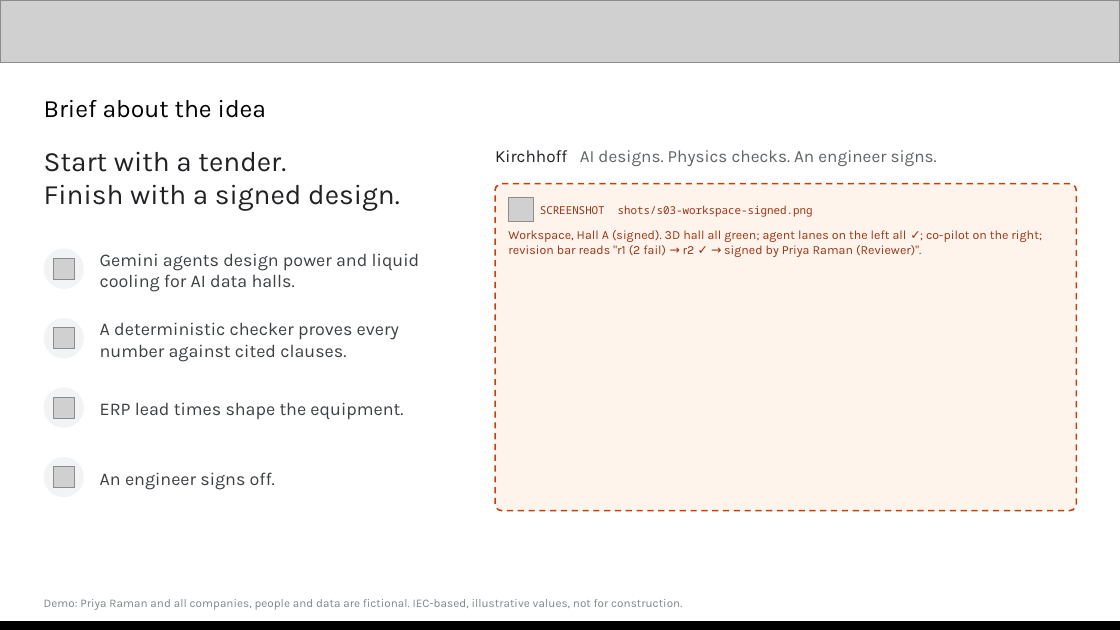
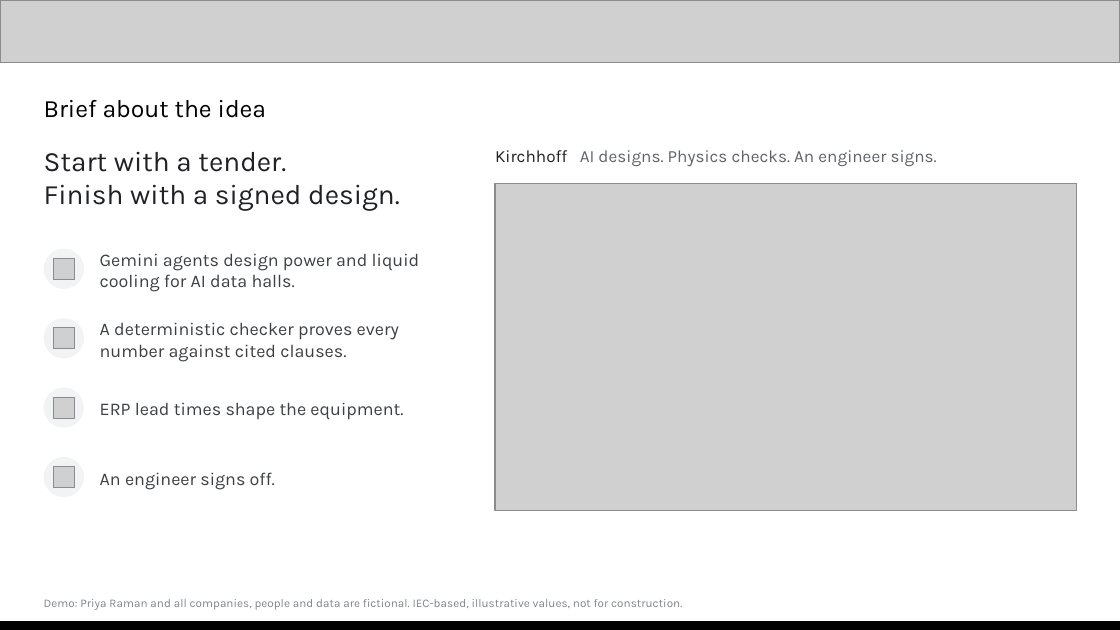
Before and after one commit to mehular0ra/kirchhoff, a slide deck: slide 2 of docs/submission/deck/Kirchhoff-AI-Builder-Cup.pptx. Drawn at 1120x630 pixels with LibreOffice and Linux fonts; fonts in the diff are those of the drawing; grey boxes stand for pictures. Boxes give left, top, right and bottom in pixels: in the first picture for what was removed or moved away, otherwise in the second. Text is boxed around its words. In the diff, an @@ line names an element or a change of style, - is before the commit and + after.

```diff
--- a/docs/submission/deck/Kirchhoff-AI-Builder-Cup.pptx
+++ b/docs/submission/deck/Kirchhoff-AI-Builder-Cup.pptx
@@ rounded rectangle removed at [495,184,1076,511] @@
@@ picture added at [495,184,1076,511] @@
@@ picture removed at [508,197,533,222] @@
@@ text removed at [540,205,813,217] @@
-SCREENSHOT shots/s03-workspace-signed.png
@@ text removed at [508,230,1042,257] @@
-Workspace, Hall A (signed). 3D hall all green; agent lanes on the left all ✓; co-pilot on the right; revision bar reads "r1 (2 fail) → r2 ✓ → signed by Priya Raman (Reviewer)".
```
Also in this commit, not shown: 6 other slides changed, 21 other files.
